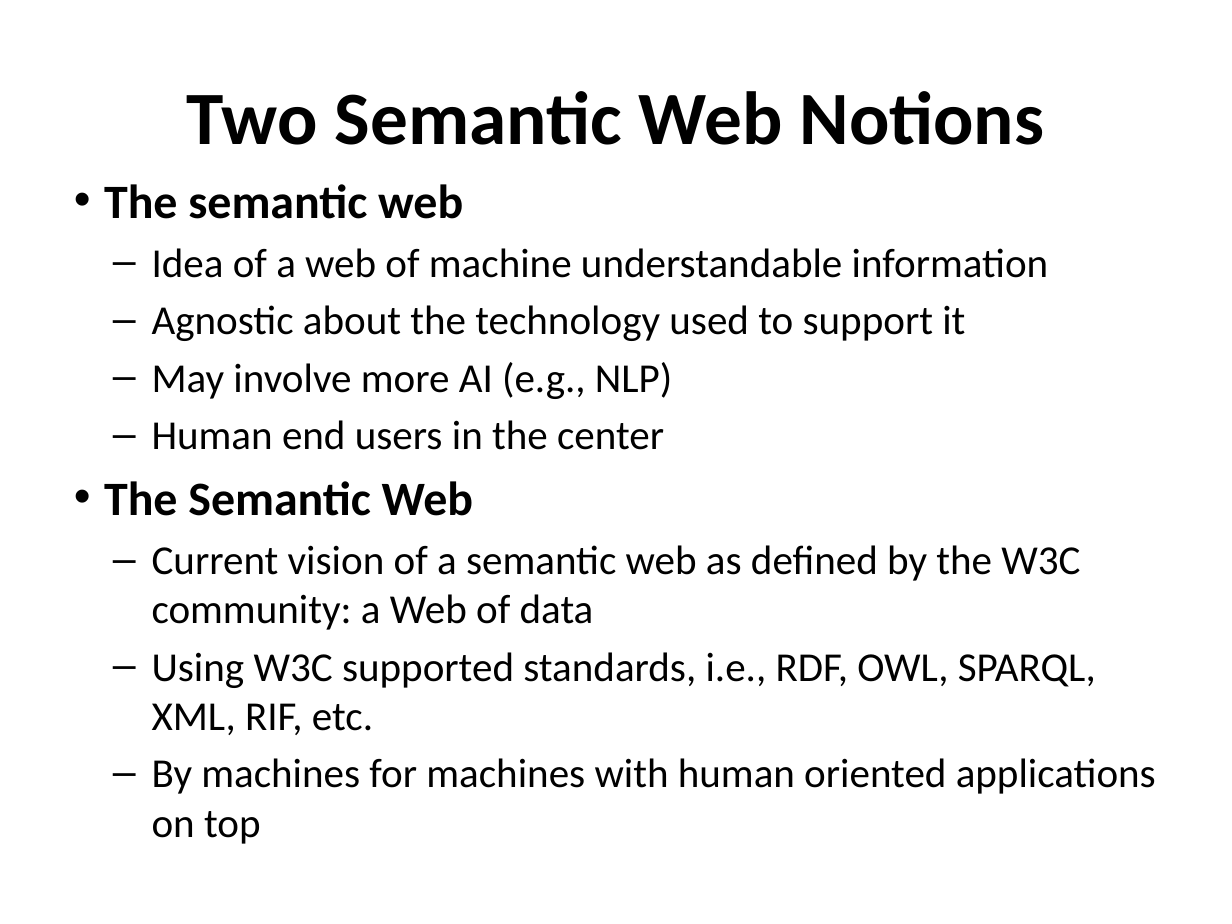
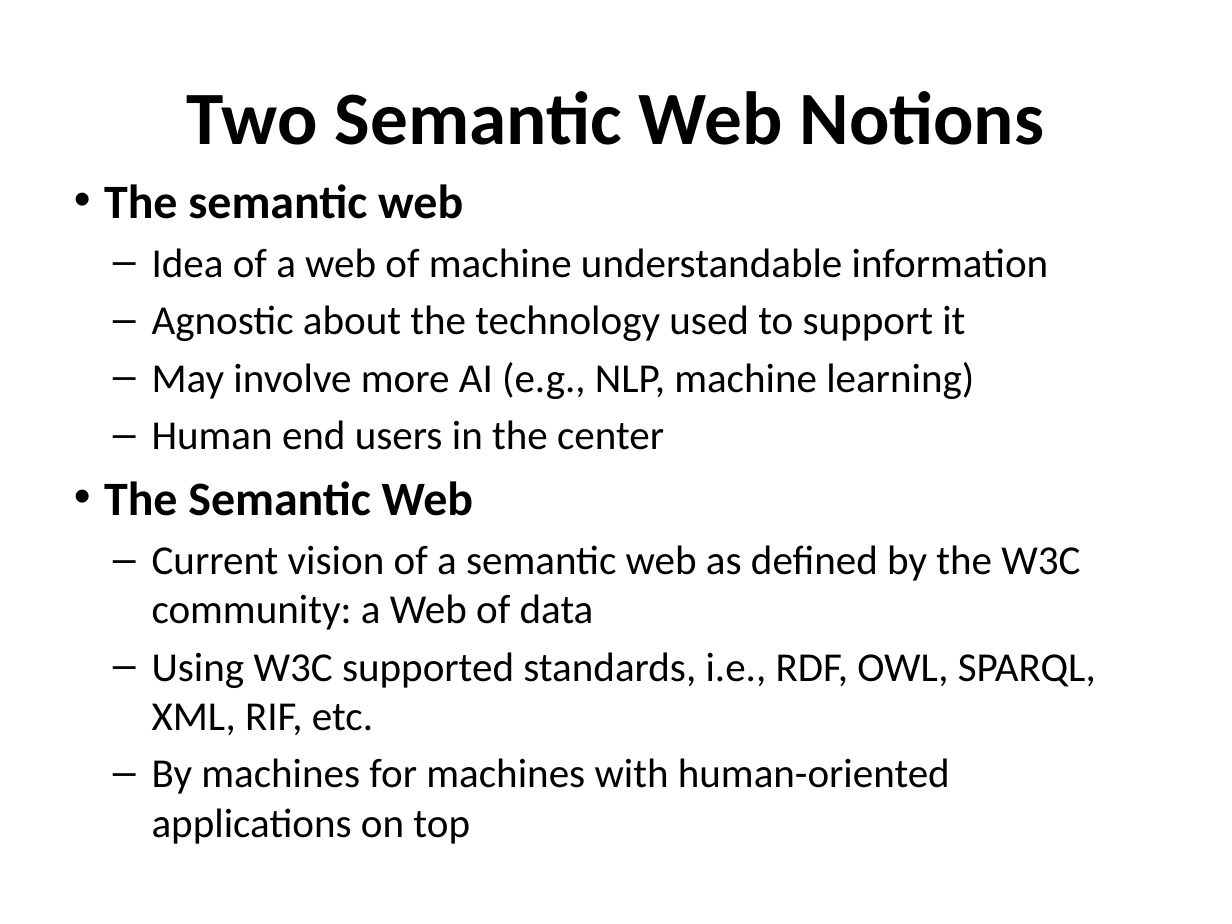
Before and after one commit to UMBC-CMSC-491-691-F19-Knowledge-Graphs/class_material, a slide deck: slide 8 of notes/01_introduction/01c_technologies.pptx. Drawn at 1232x924 pixels with LibreOffice and Linux fonts; fonts in the diff are those of the drawing. Boxes give left, top, right and bottom in pixels: in the first picture for what was removed or moved away, otherwise in the second. Text is boxed around its words. In the diff, an @@ line names an element or a change of style, - is before the commit and + after.

```diff
--- a/notes/01_introduction/01c_technologies.pptx
+++ b/notes/01_introduction/01c_technologies.pptx
@@ text at (x1=152, y1=362, x2=974, y2=399): text changed @@
-  – May involve more AI (e.g., NLP)
+  – May involve more AI (e.g., NLP, machine learning)
@@ text at (x1=152, y1=758, x2=950, y2=844): text changed @@
-  – By machines for machines with human oriented applications on top
+  – By machines for machines with human-oriented applications on top
```
Also in this commit, not shown: 13 other slides changed, 1 slide added, 1 other file.
